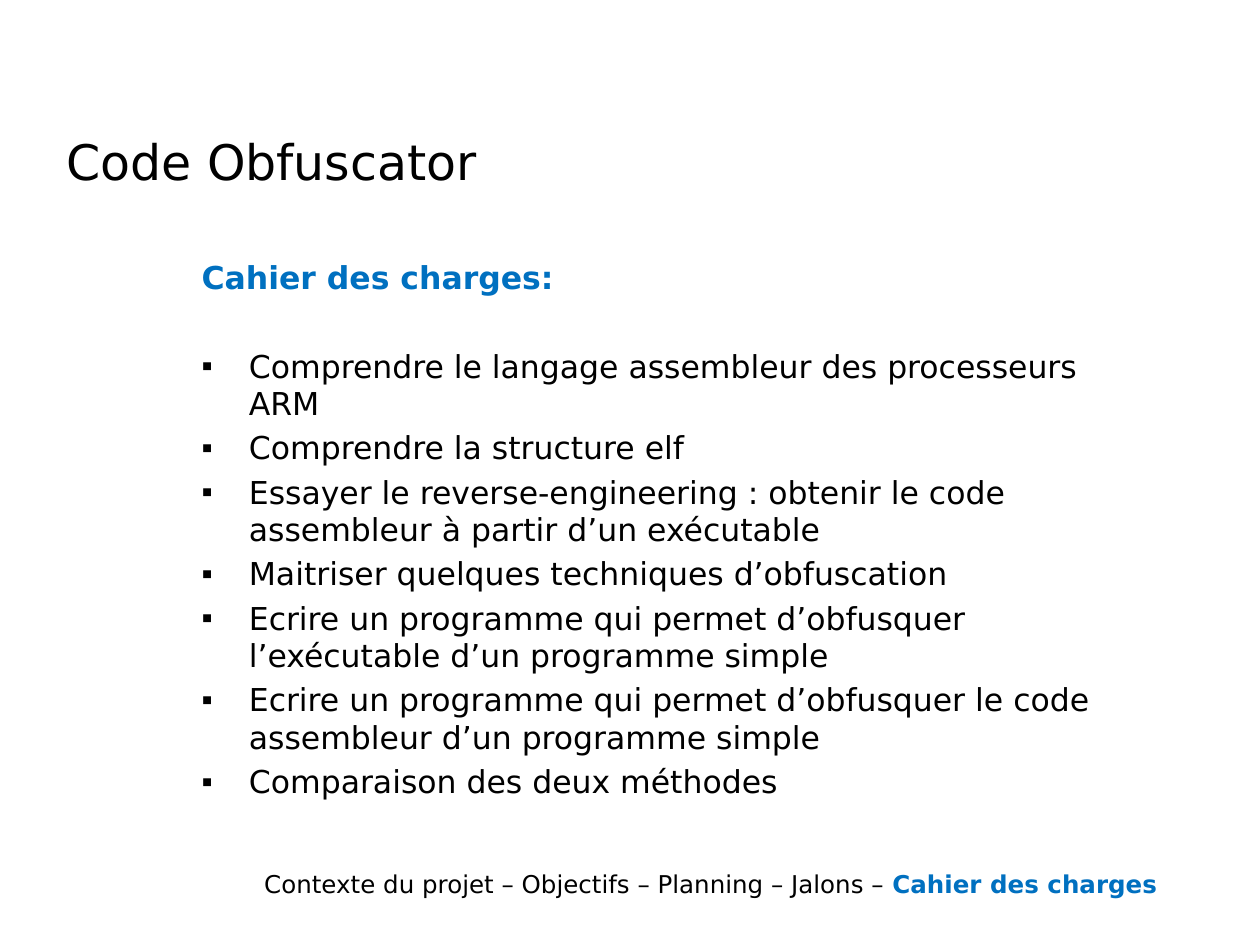
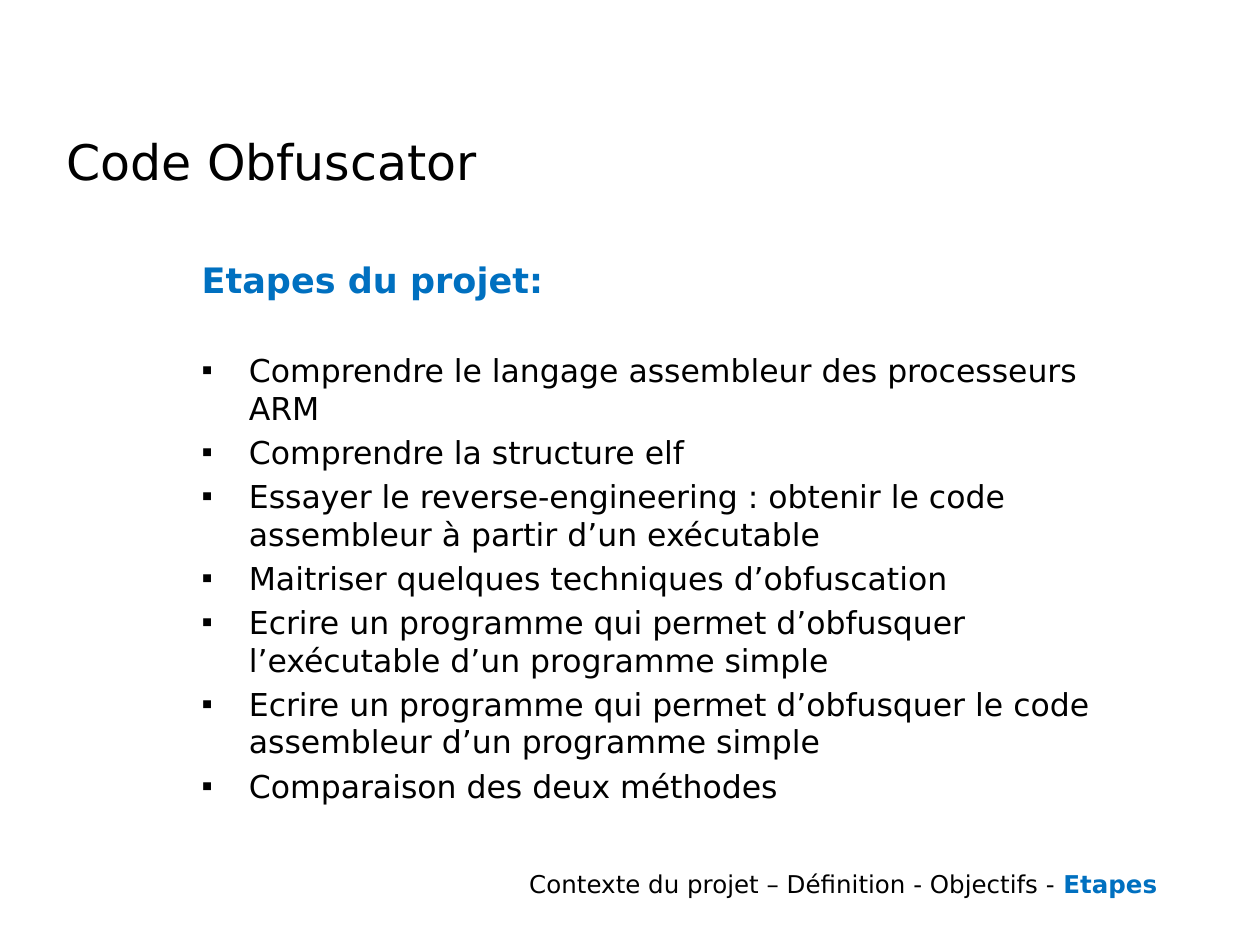
Before and after one commit to wanchouchou/code-obfuscator, a slide deck: slide 5 of CahierDesCharges.pptx (slide 6 before the commit). Drawn at 1260x945 pixels with LibreOffice and Linux fonts; fonts in the diff are those of the drawing; background and template pictures are left out. Boxes give left, top, right and bottom in pixels: in the first picture for what was removed or moved away, otherwise in the second. Text is boxed around its words. In the diff, an @@ line names an element or a change of style, - is before the commit and + after.

```diff
--- a/CahierDesCharges.pptx
+++ b/CahierDesCharges.pptx
@@ text at [202,266,543,301]: text changed; size 18 to 20 pt @@
-Cahier des charges:
+Etapes du projet:
@@ text at [529,873,1157,898]: text changed @@
-Contexte du projet – Objectifs – Planning – Jalons – Cahier des charges
+Contexte du projet – Définition - Objectifs - Etapes
```
Also in this commit, not shown: 3 other slides changed, 1 slide removed.
